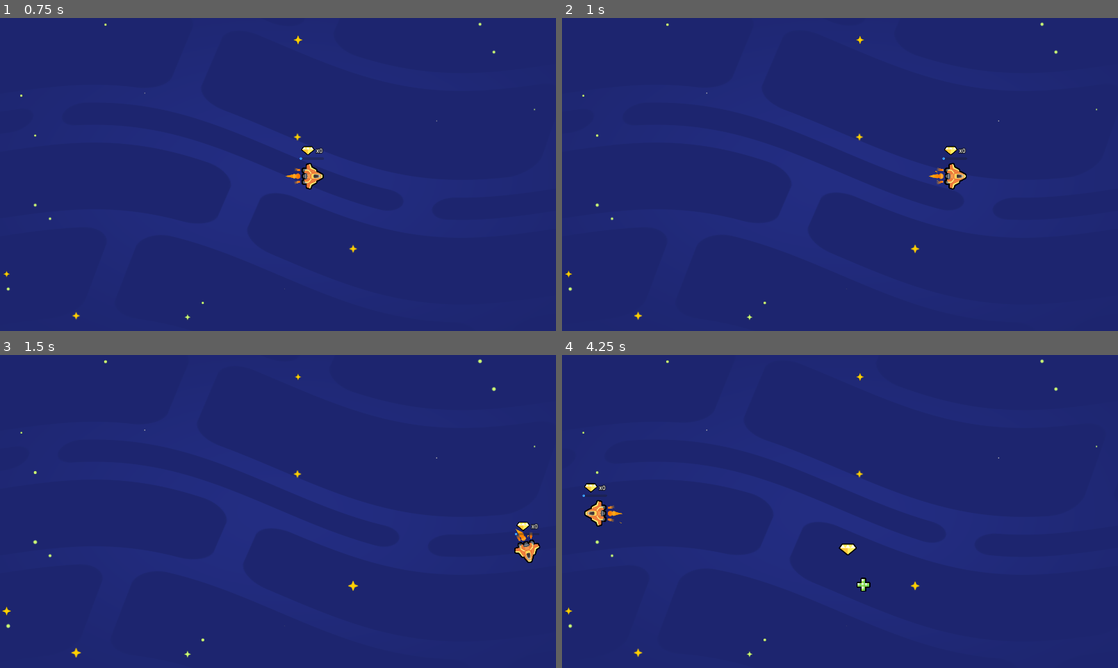
Above: before the commit, frames 1-4 (two rows, left to right).
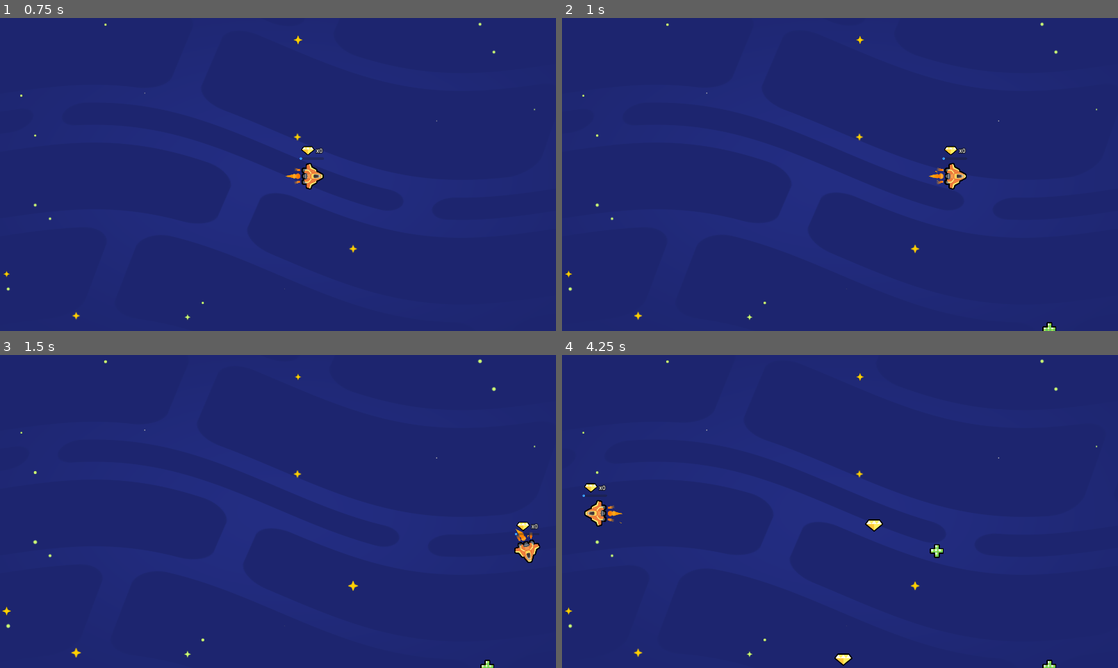
Above: after the commit, the same moments.

Repository: joszeto1/2d-GameDev-Course
Game: Godot game, scene res://lessons/space_level.tscn
The game is run twice, just before and just after one commit, with the same random seed, the same clock (stepped at 60 frames per second) and the same inputs.
Inputs:
- Up to frame 1 (0.75 s): hold D (move_right) from 0.53 s (still down)
- Up to frame 2 (1 s): keep holding D (move_right)
- Up to frame 3 (1.5 s): release D (move_right) at 1.28 s; hold S (move_down) from 1.28 s (still down)
- Up to frame 4 (4.25 s): release S (move_down) at 2.03 s; hold D (move_right) 2.03-2.78 s; hold W (move_up) 2.78-3.53 s; hold A (move_left) from 3.53 s (still down)

Frame 1 is identical in both runs. In frame 2, less than 0.1% of the frame differs, in the area x 86-89%, y 97-100%; in frame 3, less than 0.1%; in frame 4, 0.5%, in the area x 49-89%, y 52-100%.

Commit message:
L10. Make The Items Float

Diff:
--- a/05.loot_it_all_workbook/lessons/item.gd
+++ b/05.loot_it_all_workbook/lessons/item.gd
@@ -4,5 +4,20 @@
 func _ready():
 	area_entered.connect(_on_area_entered)
 
+	play_floating_animation()
+
+
 func _on_area_entered(area_that_entered: Area2D):
 	queue_free()
+
+func play_floating_animation():
+	var tween = create_tween()
+	var sprite_2d = get_node("Sprite2D")
+
+	var position_offset = Vector2(0,4)
+	var duration = randf_range(0.8, 2)
+	sprite_2d.position.y = -1 * position_offset.y
+	tween.tween_property(sprite_2d, "position", position_offset, duration)
+	tween.tween_property(sprite_2d, "position", -1 * position_offset, duration)
+	tween.set_loops()
+	tween.set_trans(Tween.TRANS_SINE)
